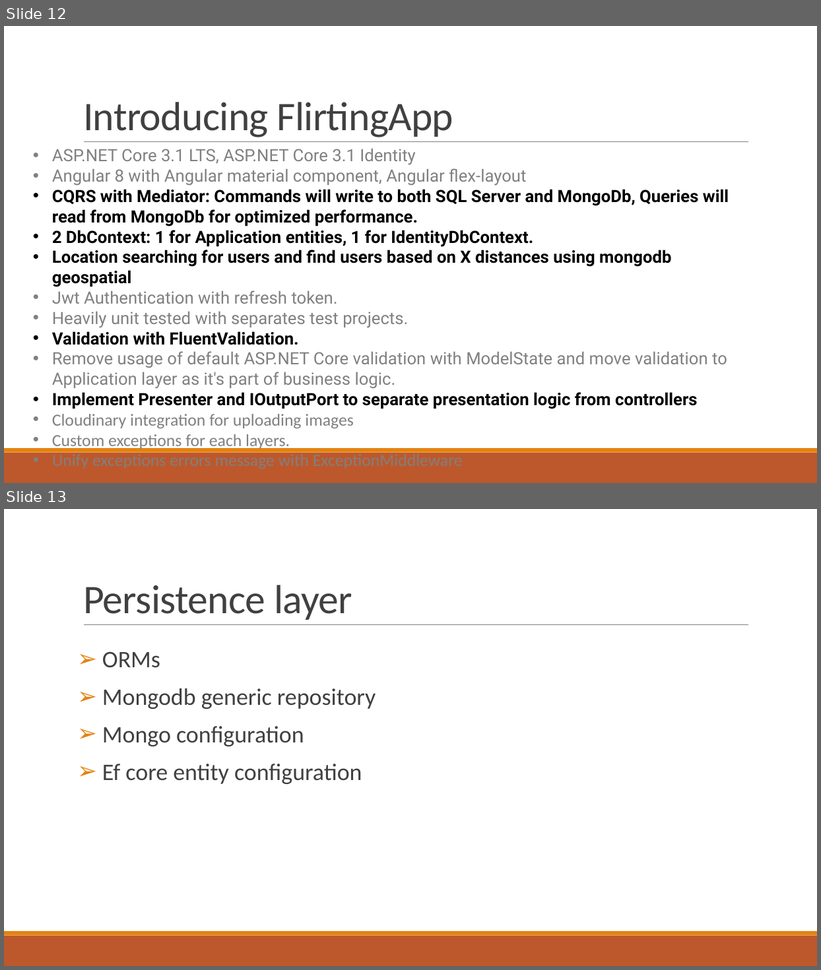
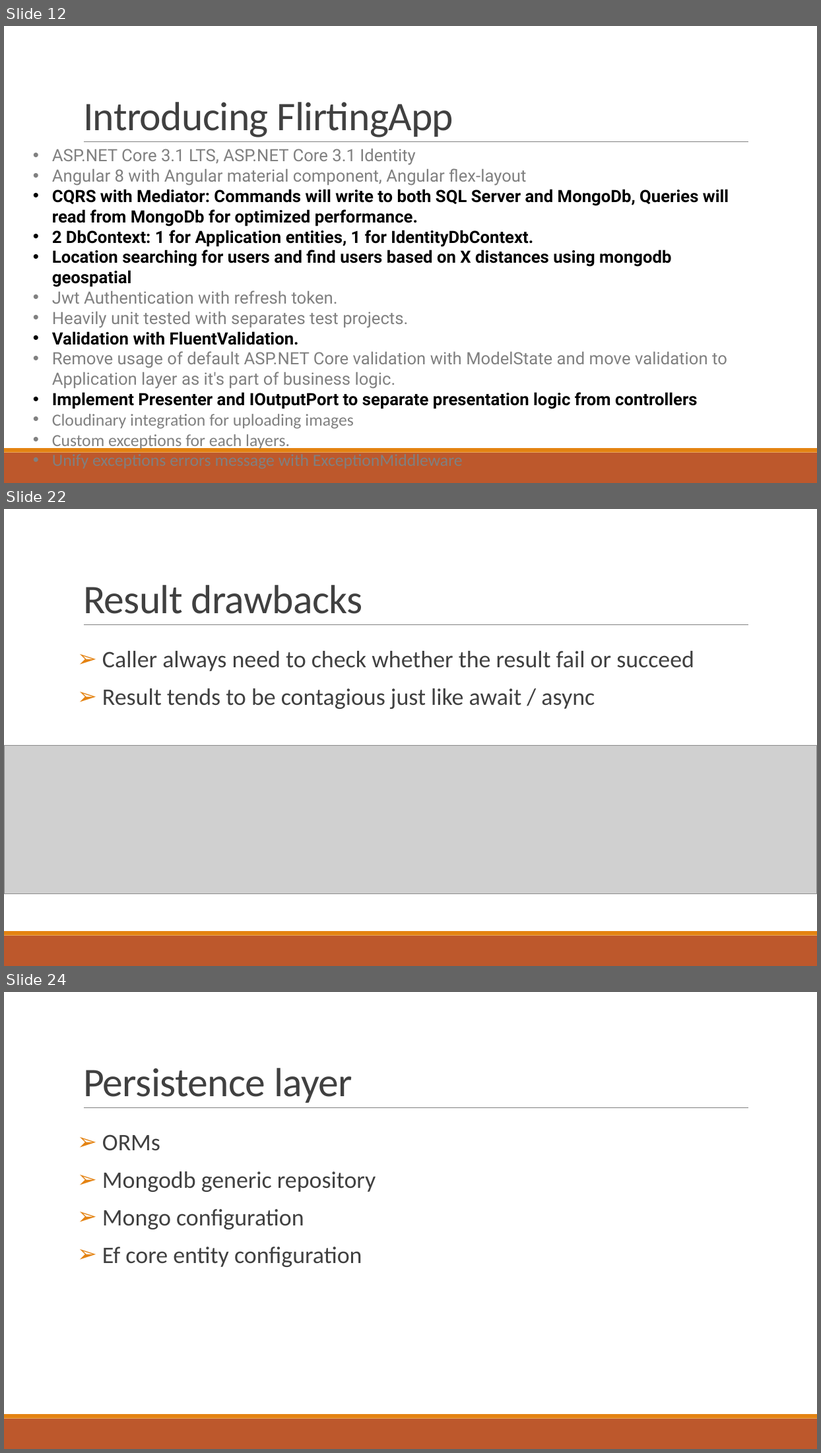
Before and after one commit to nguyentanphu/FlirtingApp, a slide deck: Introduction_to_clean_architecture.pptx. Shown one above the other, each under a label of ours: slides 12 and 13 before the commit, slides 12, 22 and 24 after it; the slides between them are not shown. The pictures are 821x970 and 821x1453 pixels, drawn with LibreOffice and Linux fonts; fonts in the diff are those of the drawing; grey boxes stand for pictures. Boxes give left, top, right and bottom in pixels: in the first picture for what was removed or moved away, otherwise in the second. Text is boxed around its words. In the diff, an @@ line names an element or a change of style, - is before the commit and + after.

```diff
--- a/Introduction_to_clean_architecture.pptx
+++ b/Introduction_to_clean_architecture.pptx
@@ slide 22 added at [4, 509, 817, 966], background #FFFFFF; not listed: 3 template elements that a slide beside it also shows @@
@@ title added at [83, 585, 363, 614], 48 pt, text #404040 @@
+Result drawbacks
@@ text added at [102, 651, 694, 709], 28 pt, text #404040 @@
+➢ Caller always need to check whether the result fail or succeed
+➢ Result tends to be contagious just like await / async
@@ picture added at [4, 745, 817, 894] @@
@@ what was slide 13 is now slide 24 @@
```
Also in this commit, not shown: 3 slides changed, 10 other slides added, 4 other files.
